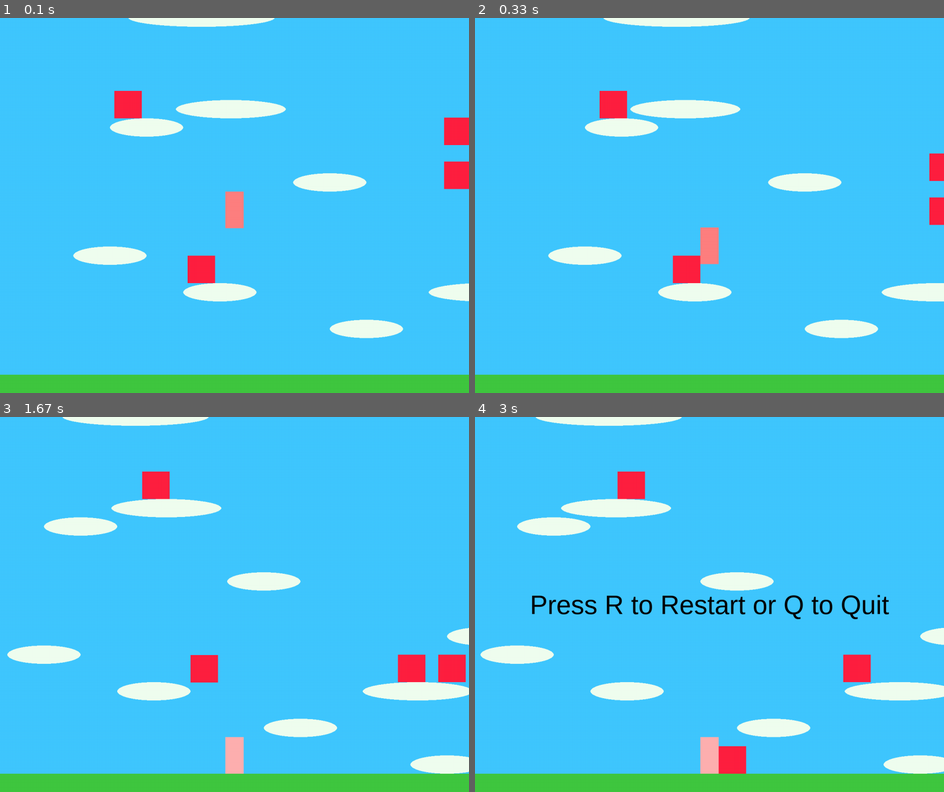
Above: before the commit, frames 1-4 (two rows, left to right).
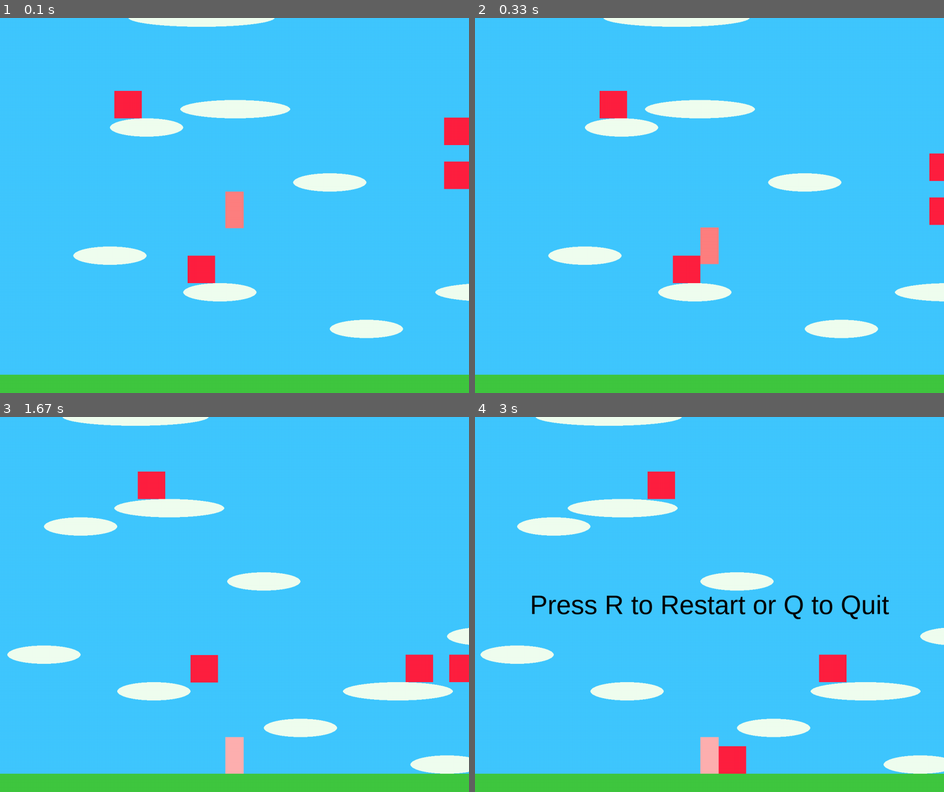
Above: after the commit, the same moments.

Repository: vilaca/pygame-test
Game: pygame game, started from super_mario.py
Same seed, same stepped clock (60 frames per second), same inputs: the game is played once before the commit and once after it.
Inputs:
- Up to frame 1 (0.1 s): no input
- Up to frame 2 (0.33 s): no input
- Up to frame 3 (1.67 s): hold Right 0.33-0.8 s; hold Right 0.83-1.3 s; hold Left from 1.33 s (still down)
- Up to frame 4 (3 s): release Left at 1.87 s; hold Left 1.9-2.3 s; hold Right 2.33-2.97 s

The runs differ from the first frame. In frame 1, 0.2% of the frame differs, in the area x 37-100%, y 21-76%; in frame 2, 0.5%; in frame 3, 1.2%; in frame 4, 2.5%, in the area x 18-100%, y 14-76%.

Commit message:
improve moving platform push

Diff:
--- a/super_mario.py
+++ b/super_mario.py
@@ -90,6 +90,8 @@
                 self.on_ground = True
                 if isinstance(platform, MovingPlatform):
                     self.on_moving_platform = platform
+                    self.rect.x += platform.speed * platform.direction
+
 
     def check_foes(self, foes):
         foe_hit_list = pygame.sprite.spritecollide(self, foes, False)
@@ -168,6 +170,7 @@
                 self.on_ground = True
                 if isinstance(platform, MovingPlatform):
                     self.on_moving_platform = platform
+                    self.rect.x += platform.speed * platform.direction
 
 class Camera:
     def __init__(self, width, height):
@@ -269,11 +272,11 @@
                 sprite.update()
 
         # Move entities with their platforms
-        for platform in moving_platforms:
-            delta_x = platform.update()
-            for entity in [player] + [foe for foe in foes]:
-                if entity.on_moving_platform == platform:
-                    entity.rect.x += delta_x * 2
+        # for platform in moving_platforms:
+        #     delta_x = platform.update()
+        #     for entity in [player] + [foe for foe in foes]:
+        #         if entity.on_moving_platform == platform:
+        #             entity.rect.x += delta_x * 2
 
         camera.update(player)
 
